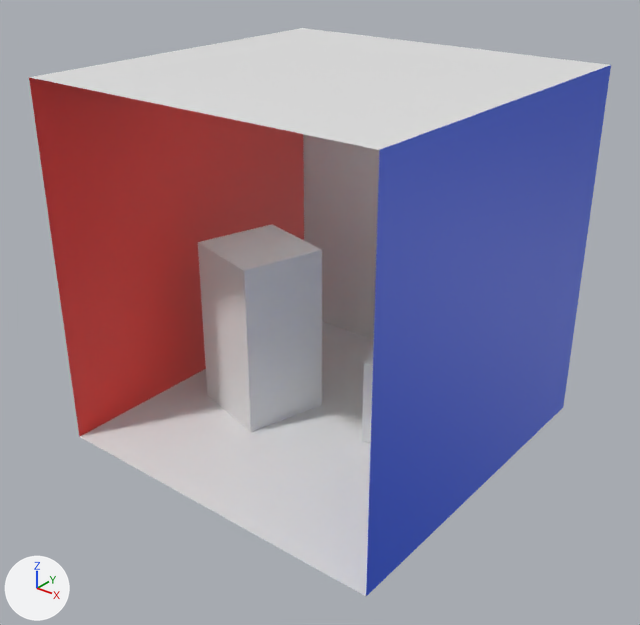
Before and after pictures for a commit that changed the Blender file media/cornell_box_gltf.blend.
Both versions are drawn from a camera (50 mm lens) standing at (2.69, -3.44, 2.82) and looking at (0.04, -0.13, 0.77). Arrows for +X, +Y and +Z are at lower left; the lights stay in place.
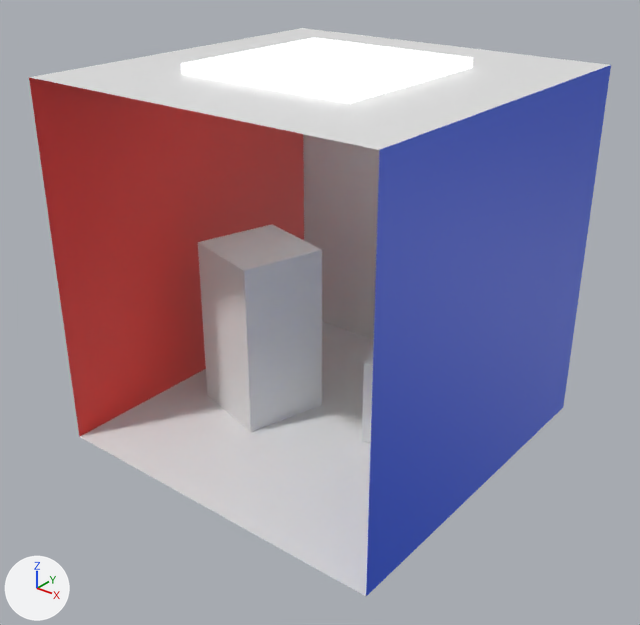
Boxes [x1, y1, x2, y2] around the edits, measured in the pictures (640 x 625 px):
'LightPlane', reshaped, moved (not visible before)
    after: [181, 38, 473, 104]

The change, as a list of edits to the scene's bpy script:
```text
Change me_plane_006:
    used by ob_lightplane; location = (0.0, 0.0, 1.95); rotation_euler = (-3.142, 0.0, 0.0), in degrees (-180, 0, 0)
    remove me_plane_006.from_pydata(...)  # 4 vertices, 2 faces; spans x -0.5..0.5, y -0.5..0.5, z 0.0
    add me_plane_006.from_pydata(...)  # 8 vertices, 8 faces; spans x -0.5..0.5, y -0.5..0.5, z 0.0..0.1
    me_plane_006 part 1
    2 faces are deleted
    4 vertices are added at (-0.5, 0.5, 0.1), (-0.5, -0.5, 0.1), (0.5, -0.5, 0.1), (0.5, 0.5, 0.1)
    8 new faces join them
Change ob_lightplane:
    ob_lightplane.location: (0.0, 0.0, 1.95) -> (0.0, 0.0, 2.05)
```
